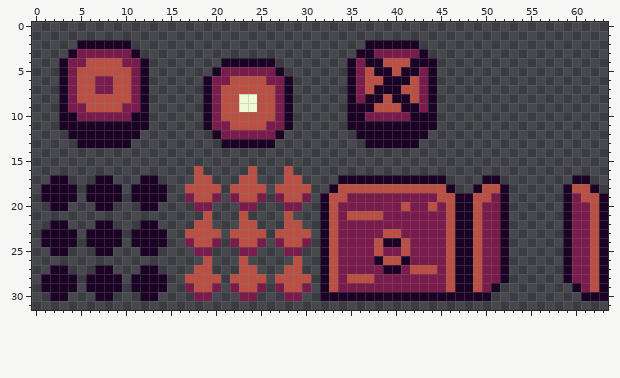
Two versions of one pixel-art sprite, images/env/Tarot_Env.png. The picture above is the old version.
The file is 64x32 pixels.
Once edited:
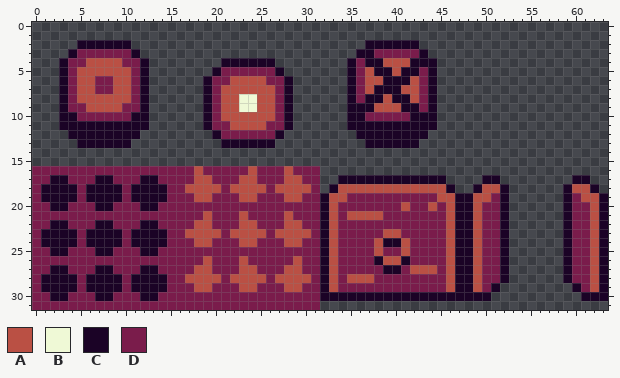
Palette (. is transparent): A #ba5044  B #eff9d6  C #1b0326  D #7a1c4b
What changed:
Changed rows in their new state; - is an unchanged pixel.
first column x 0:
16 DDDDDDDDDDDDDDDDDD-DDDDD-DDD-DDD
17 DD--DDD--DDD--DDDD--DDD--DDD--DD
18 D----D----D----DD----D----D----D
19 D----D----D----DD----D----D----D
20 DD--DDD--DDD--DDDD--DDD--DDD--DD
21 DDDDDDDDDDDDDDDDDDD-DDD-DDDD-DDD
22 DD--DDD--DDD--DDDD--DDD--DDD--DD
23 D----D----D----DD----D----D----D
24 D----D----D----DD----D----D----D
25 DD--DDD--DDD--DDDD--DDD--DDD--DD
26 DDDDDDDDDDDDDDDDDDD-DDD-DDDDD-DD
27 DD--DDD--DDD--DDDD--DDD--DDD--DD
28 D----D----D----DD----D----D----D
29 D----D----D----DD----D----D----D
30 DD--DDD--DDD--DDDD--DDD--DDD--DD
31 DDDDDDDDDDDDDDDDDDDDDDDDDDDDDDDD
Changed places in both pictures, as pixel boxes (x1, y1, x2, y2):
added: (32, 166, 320, 310)
